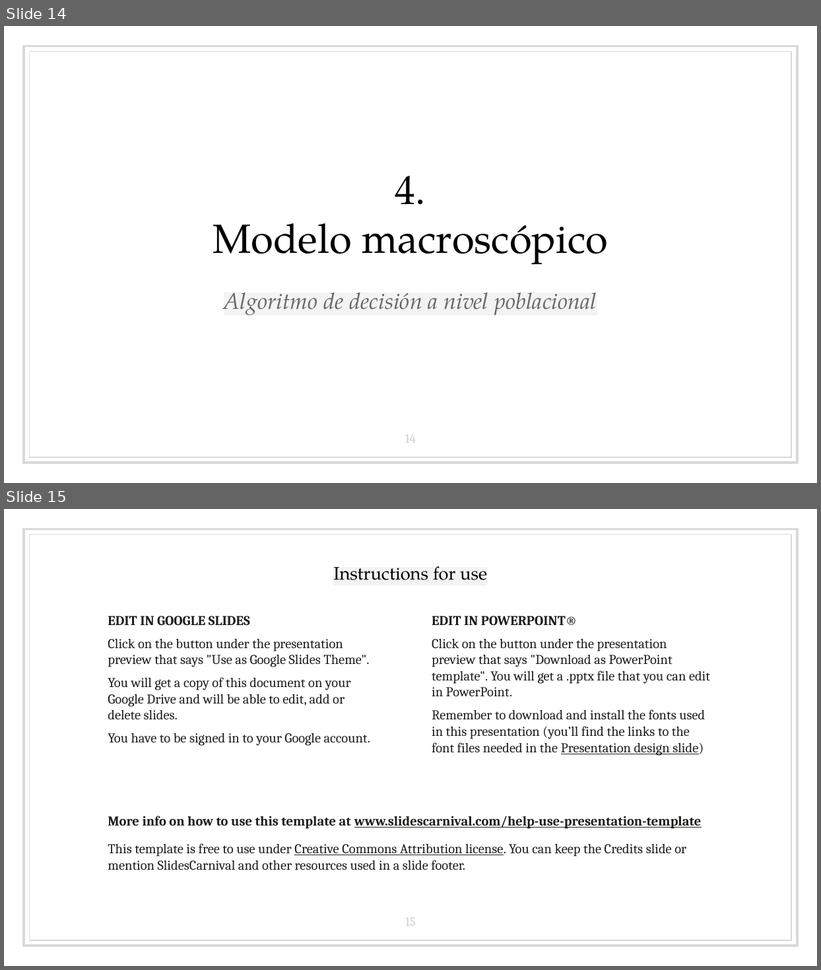
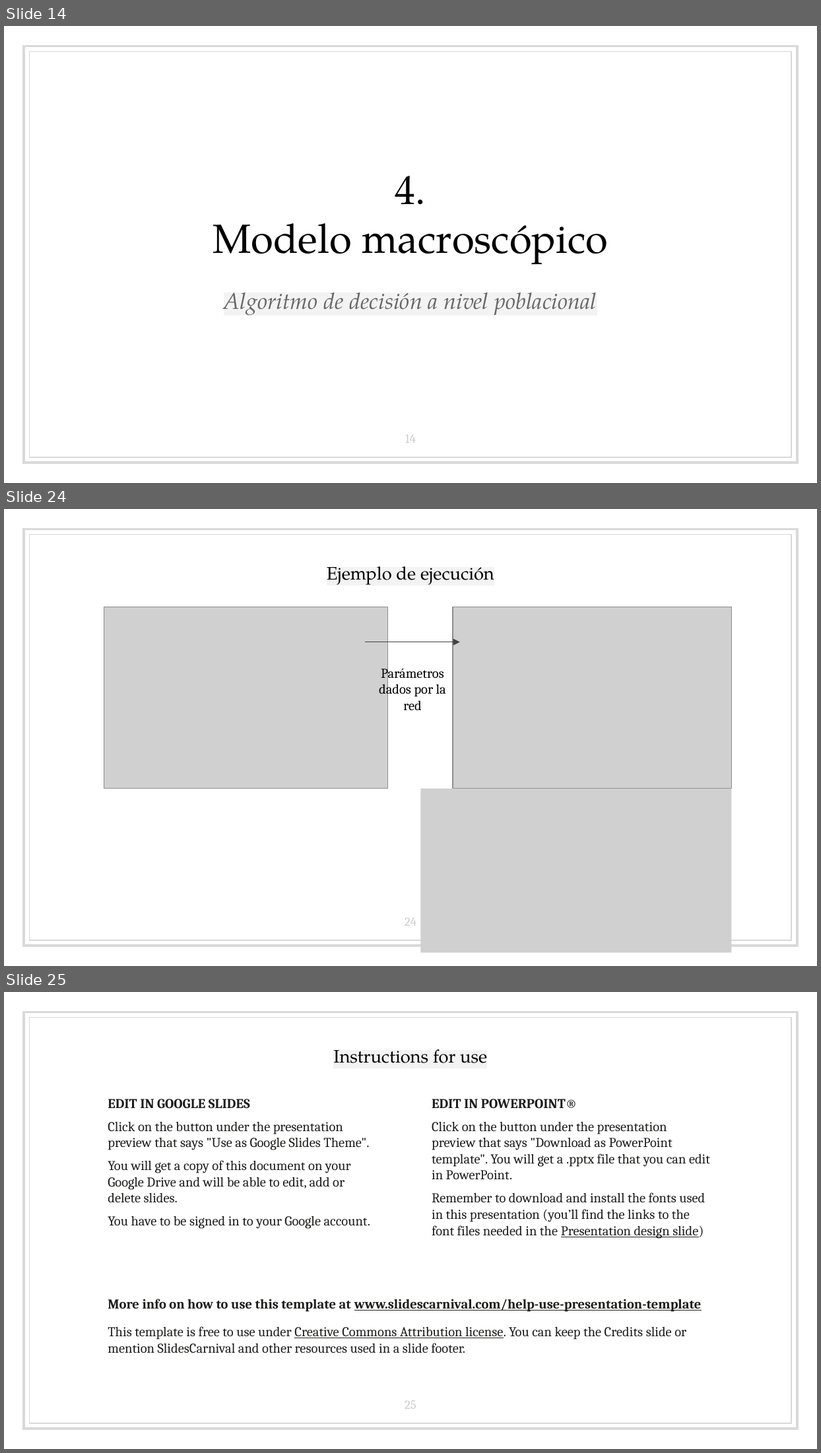
Before and after one commit to bserranoanton/TFG-mates, a slide deck: Defensa/transparenciasDefensa.pptx. Shown one above the other, each under a label of ours: slides 14 and 15 before the commit, slides 14, 24 and 25 after it; the slides between them are not shown. The pictures are 821x970 and 821x1453 pixels, drawn with LibreOffice and Linux fonts; fonts in the diff are those of the drawing; grey boxes stand for pictures. Boxes give left, top, right and bottom in pixels: in the first picture for what was removed or moved away, otherwise in the second. Text is boxed around its words. In the diff, an @@ line names an element or a change of style, - is before the commit and + after.

```diff
--- a/Defensa/transparenciasDefensa.pptx
+++ b/Defensa/transparenciasDefensa.pptx
@@ slide 24 added at (x1=4, y1=509, x2=817, y2=966), background #FFFFFF; not listed: 2 template elements that a slide beside it also shows @@
@@ title added at (x1=327, y1=566, x2=494, y2=585), 16 pt, text #000000 @@
+Ejemplo de ejecución
@@ picture added at (x1=104, y1=607, x2=388, y2=789) @@
@@ picture added at (x1=453, y1=607, x2=732, y2=789) @@
@@ arrow added from (365, 642) to (460, 642), #424242 0.75 pt @@
@@ text added at (x1=379, y1=665, x2=446, y2=710), 12 pt, text #000000 @@
+Parámetros dados por la red
@@ picture added at (x1=420, y1=789, x2=731, y2=953) @@
@@ page number added at (x1=405, y1=918, x2=416, y2=926), 11 pt, text #CCCCCC @@
+24
@@ what was slide 15 is now slide 25 @@
@@ page number at (x1=405, y1=1401, x2=416, y2=1409): text changed @@
-15
+25
```
Also in this commit, not shown: 5 slides changed, 9 other slides added.
